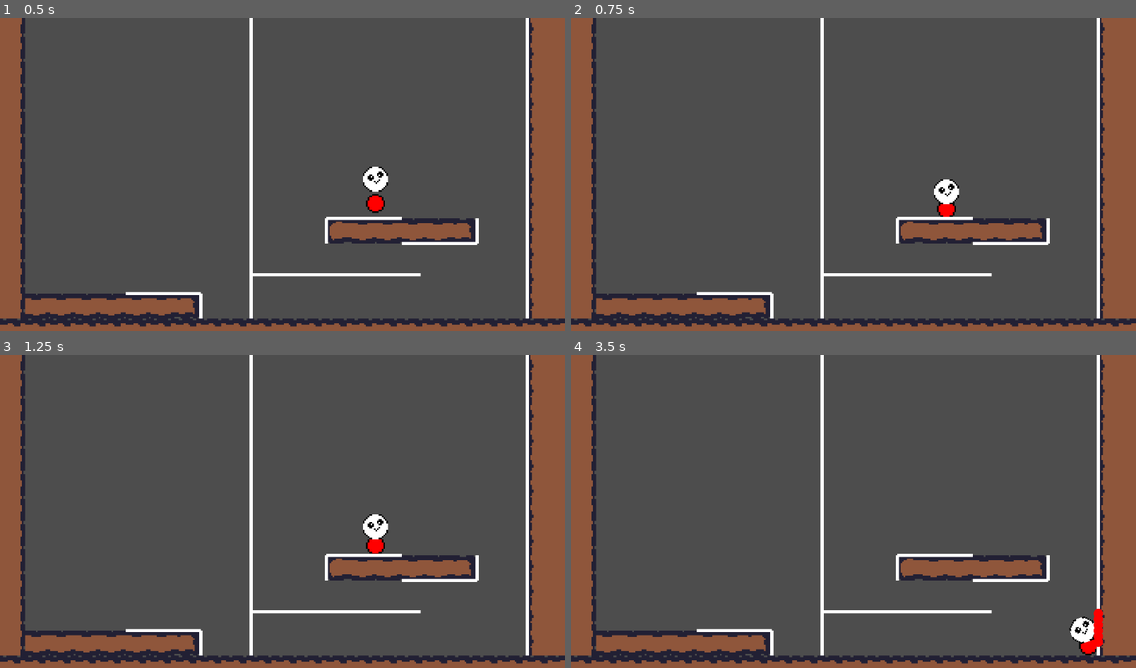
Above: before the commit, frames 1-4 (two rows, left to right).
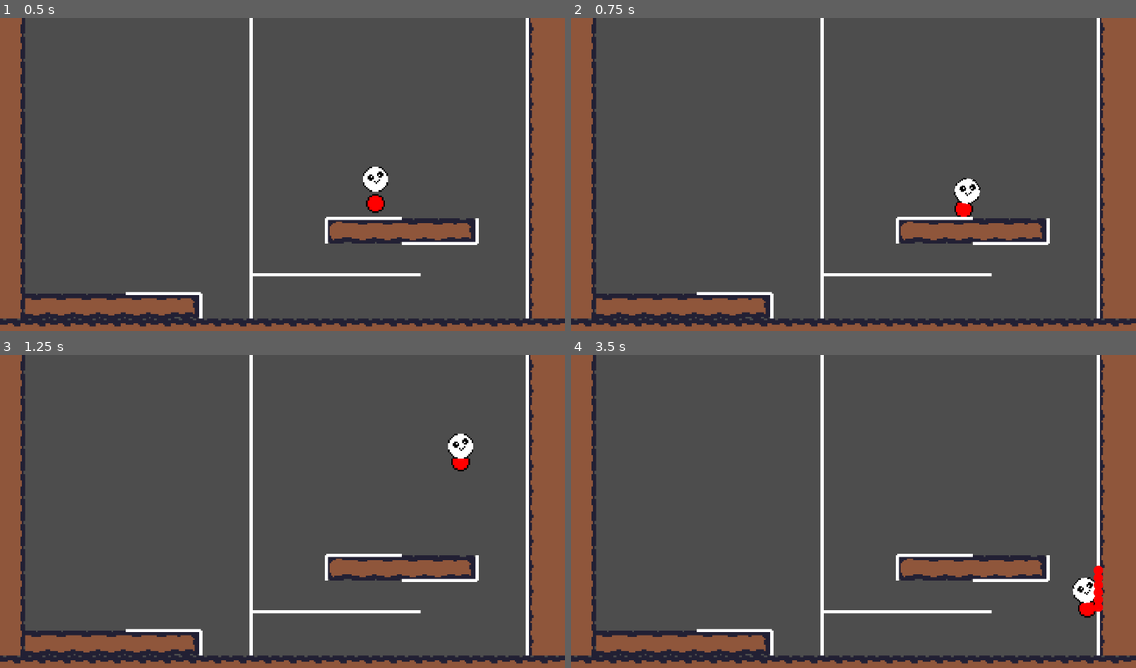
Above: after the commit, the same moments.

Repository: Victor-Boone/climbclimb
Game: Godot game, scene res://scenes/main.tscn
Two runs of this game, one before a commit and one after it. Both use one fixed random seed, a clock stepped at 60 frames per second and the inputs below.
Inputs:
- Up to frame 1 (0.5 s): no input
- Up to frame 2 (0.75 s): hold D (move_right) from 0.53 s (still down); hold Shift (climb) from 0.53 s (still down)
- Up to frame 3 (1.25 s): keep holding D (move_right); keep holding Shift (climb); tap Space (jump) at 0.77 s
- Up to frame 4 (3.5 s): release Shift (climb) at 1.28 s; tap Shift (climb) at 1.35, 2.85 s; tap Space (jump) at 1.52, 3.02 s; release D (move_right) at 2.03 s; hold A (move_left) 2.03-2.78 s; hold Shift (climb) 2.03-2.78 s; hold D (move_right) from 2.78 s (still down)

Frame 1 is identical in both runs. In frame 2, 0.8% of the frame differs, in the area x 64-73%, y 50-64%; in frame 3, 0.9%; in frame 4, 1.2%, in the area x 88-95%, y 67-96%.

Commit message:
[Climbing] Minor changes.

Diff:
--- a/scenes/main.tscn
+++ b/scenes/main.tscn
@@ -72,6 +72,7 @@
 
 [node name="SlimeCat" parent="." unique_id=93529822 instance=ExtResource("2_0wfyh")]
 position = Vector2(237, 49)
+DEBUG_SHOW_CLIMBING_POINTS = true
 STANDING_STRENGTH = 4.151
 IDEAL_ANGLE_SPEED = 1.21
 
--- a/scripts/slimecat.gd
+++ b/scripts/slimecat.gd
@@ -2,6 +2,7 @@
 const Utils = preload("res://scripts/utils.gd")
 
 @export var FLY_MODE: bool = false
+@export var DEBUG_SHOW_CLIMBING_POINTS: bool = false
 var throw_timer: float = 0.0
 @export var THROW_DELAY: float = 0.15
 
@@ -33,8 +34,8 @@
 @export var HEADBUTT_DISTANCE: float = 13.0
 @export var BODY_STIFFNESS: float = 12.0
 @export var HEADBODYRATIO: float = 0.5
-@export_range(0.0, 10.0) var STANDING_STRENGTH: float = 25.0
-@export_range(0.0, 10.0) var IDEAL_ANGLE_SPEED: float = 2.0
+@export_range(0.0, 10.0) var STANDING_STRENGTH: float = 4.15
+@export_range(0.0, 10.0) var IDEAL_ANGLE_SPEED: float = 1.20
 const STILL_ANGLE = 1.5 * PI
 
 # State automaton
@@ -100,7 +101,7 @@
 	var x_direction: float = Input.get_axis("move_left", "move_right")
 	var v_butt = $Butt.velocity
 	var v_head = $Head.velocity
-	if is_climbing():
+	if is_gripped():
 		if Input.is_action_just_pressed("jump") and is_gripped():
 			state = State.IDLE
 			var dir: Vector2 = Vector2(x_direction, -2.0).normalized()
@@ -270,7 +271,9 @@
 func climbing_manager(delta) -> void:
 	throw_timer = move_toward(throw_timer, 0.0, delta)
 	_update_grip_area()
-	_DEBUG_display_grip_points()
+	if DEBUG_SHOW_CLIMBING_POINTS:
+		$GripArea/DebugLine.hide()
+		_DEBUG_display_grip_points()
 	var input_dir: Vector2 = get_Vector2_direction()
 	if not is_climbing() or throw_timer > 0.0:
 		hand_grip[RIGHT]["load"] = 0.0
